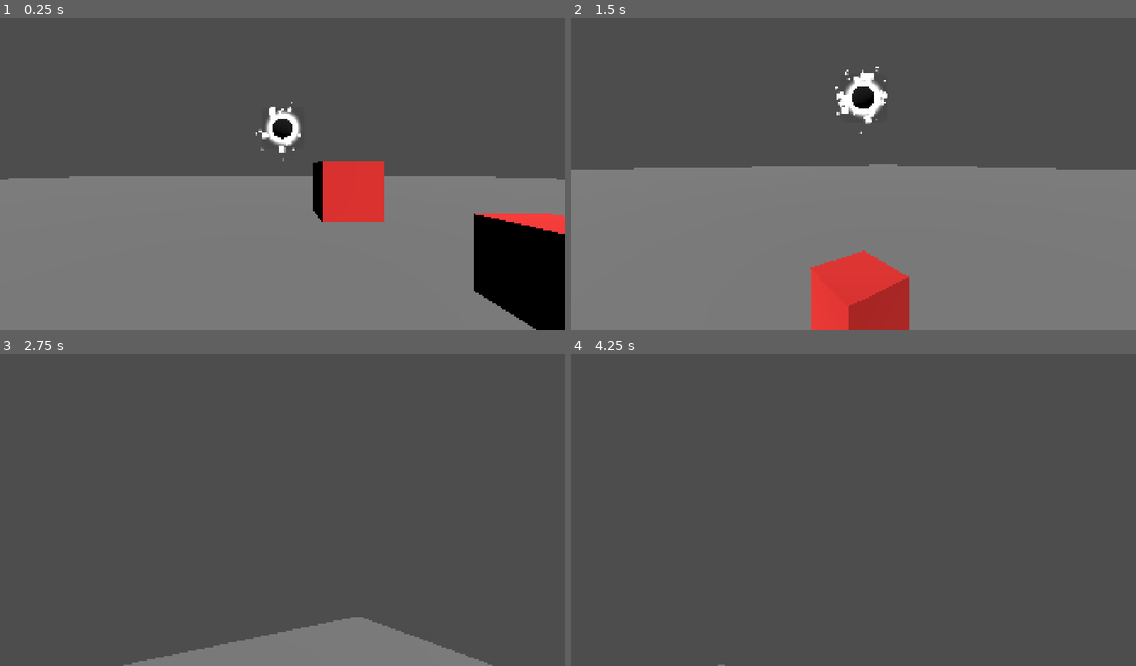
Above: before the commit, frames 1-4 (two rows, left to right).
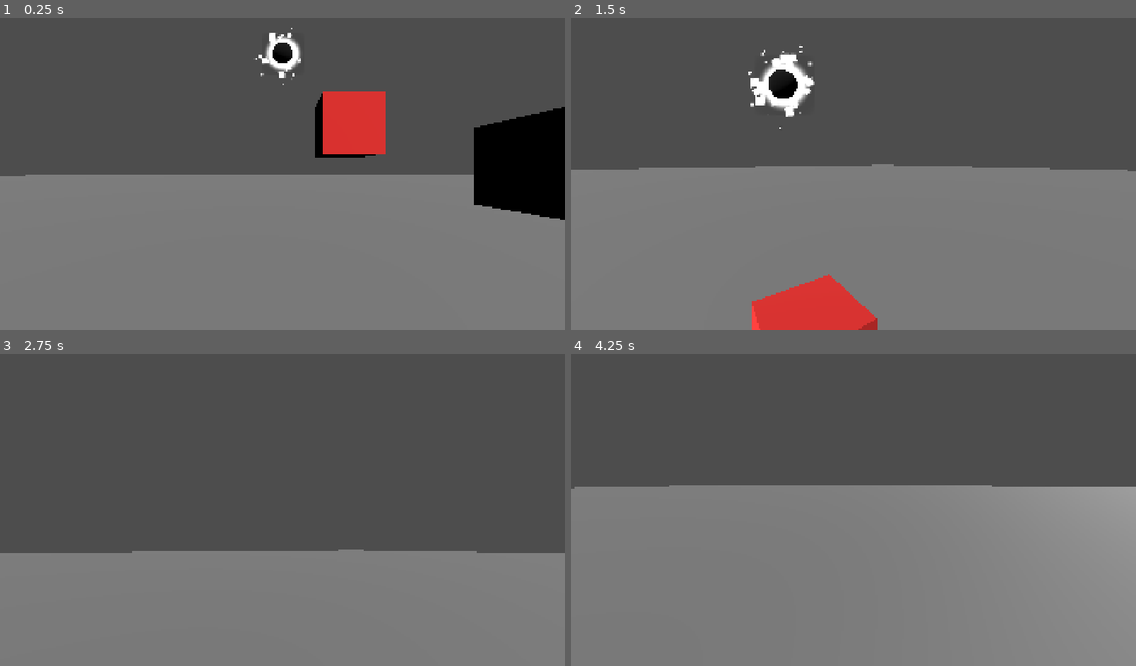
Above: after the commit, the same moments.

Repository: chirp-games/one-bit-14
Game: Godot game, scene res://odins_tests/test1.tscn
Same seed, same stepped clock (60 frames per second), same inputs: the game is played once before the commit and once after it. This scene is started directly instead of the project's main scene.
Inputs (mouse positions are in pixels of both pictures, inside the frame that each line leads up to):
- Up to frame 1 (0.25 s): no input
- Up to frame 2 (1.5 s): move the mouse to (881, 170) at 0.52 s; hold W (forward) from 0.53 s (still down); tap Space (jump) at 0.77 s; move the mouse to (825, 174) at 1.27 s
- Up to frame 3 (2.75 s): keep holding W (forward); tap Space (jump) at 1.52 s; move the mouse to (293, 500) at 2.02 s
- Up to frame 4 (4.25 s): keep holding W (forward); move the mouse to (847, 513) at 2.77 s; tap Space (jump) at 3.02, 3.77 s; move the mouse to (893, 510) at 3.52 s

The runs differ from the first frame. In frame 1, 17% of the frame differs, in the area x 0-100%, y 3-100%; in frame 2, 6.4%; in frame 3, 31%; in frame 4, 58%, in the area x 0-100%, y 42-100%.

Commit message:
Revert "Force ≠ Impulse"
This reverts commit 6d1721d3954a9eeddb8d691da99d5f24c08b3944.

Diff:
--- a/jakes_test/BlackHole.tscn
+++ b/jakes_test/BlackHole.tscn
@@ -30,7 +30,7 @@
 
 [node name="BlackHole" type="Node3D" unique_id=1549274347]
 script = ExtResource("2_87a4u")
-gravity = 1000
+gravity = 15
 
 [node name="Area3D" type="Area3D" parent="." unique_id=438350043]
 
--- a/jakes_test/center_of_gravity.gd
+++ b/jakes_test/center_of_gravity.gd
@@ -10,6 +10,6 @@
 		var apply_gravity = gravity * delta * (1. / float(pow(dist, 2.))) * body.global_position.direction_to(global_position)
 
 		if body is RigidBody3D:
-			body.apply_force(apply_gravity)
+			body.apply_central_impulse(apply_gravity)
 		if body is CharacterBody3D:
 			body.velocity += apply_gravity
--- a/odins_tests/character_body_3d.gd
+++ b/odins_tests/character_body_3d.gd
@@ -46,6 +46,6 @@
 		var c = get_slide_collision(i)
 		var obj: CollisionObject3D = c.get_collider()
 		if obj is RigidBody3D and obj.is_in_group("pushable"):
-			c.get_collider().apply_force(-c.get_normal())
+			c.get_collider().apply_central_impulse(-c.get_normal() * .2)
 
 	move_and_slide()
--- a/odins_tests/test1.tscn
+++ b/odins_tests/test1.tscn
@@ -7,9 +7,6 @@
 [sub_resource type="PlaneMesh" id="PlaneMesh_gm6uc"]
 size = Vector2(200, 200)
 
-[sub_resource type="PhysicsMaterial" id="PhysicsMaterial_3435s"]
-friction = 0.3
-
 [sub_resource type="WorldBoundaryShape3D" id="WorldBoundaryShape3D_gm6uc"]
 
 [node name="Node3D" type="Node3D" unique_id=1439589701]
@@ -18,7 +15,6 @@
 mesh = SubResource("PlaneMesh_gm6uc")
 
 [node name="StaticBody3D" type="StaticBody3D" parent="MeshInstance3D" unique_id=153640908]
-physics_material_override = SubResource("PhysicsMaterial_3435s")
 
 [node name="CollisionShape3D" type="CollisionShape3D" parent="MeshInstance3D/StaticBody3D" unique_id=1858435546]
 shape = SubResource("WorldBoundaryShape3D_gm6uc")
